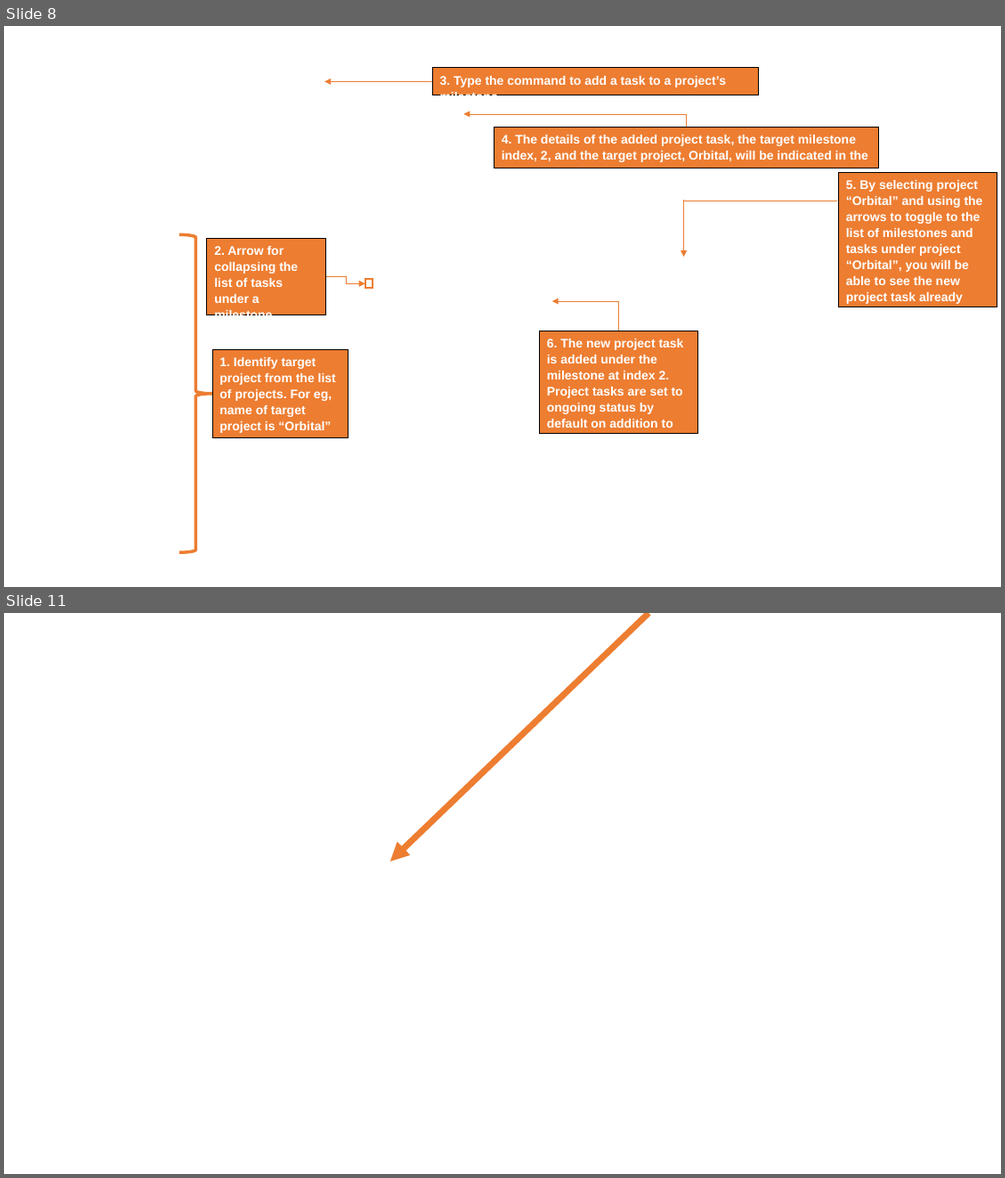
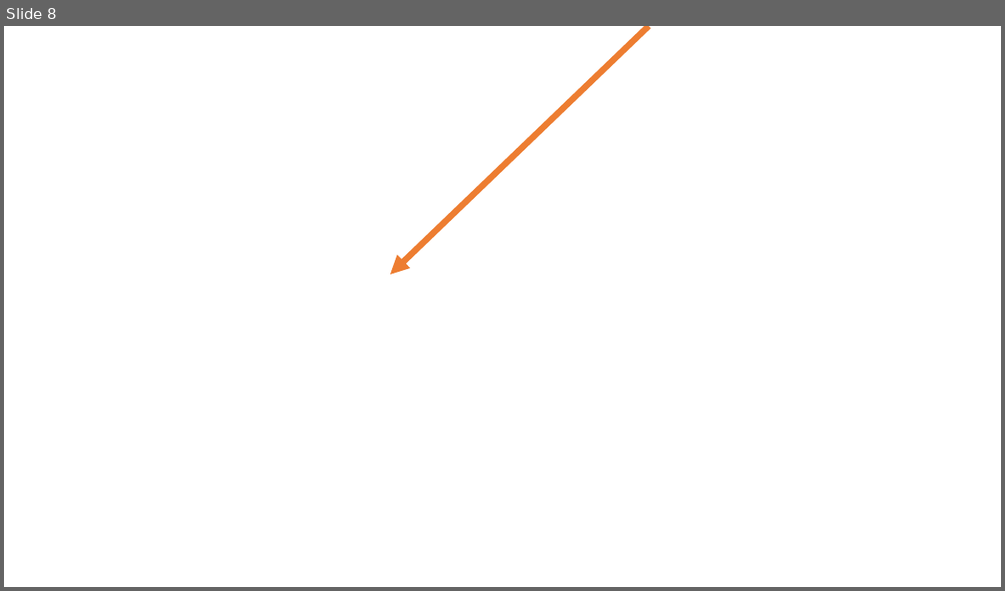
Before and after one commit to shunnizuka/main, a slide deck: docs/diagrams/ui_annotated.pptx. Shown one above the other, each under a label of ours: slides 8 and 11 before the commit, slide 8 after it; the slides between them are not shown. The pictures are 1005x1178 and 1005x591 pixels, drawn with LibreOffice and Linux fonts; fonts in the diff are those of the drawing; background and template pictures are left out. Boxes give left, top, right and bottom in pixels: in the first picture for what was removed or moved away, otherwise in the second. Text is boxed around its words. In the diff, an @@ line names an element or a change of style, - is before the commit and + after.

```diff
--- a/docs/diagrams/ui_annotated.pptx
+++ b/docs/diagrams/ui_annotated.pptx
@@ slide 8 removed at <box>4,26,1001,587</box>, background picture (left out) @@
@@ rectangle removed at <box>432,68,760,95</box> @@
-3. Type the command to add a task to a project’s milestone
@@ arrow removed from (432, 81) to (324, 81) @@
@@ elbow arrow removed from (687, 127) to (464, 114) @@
@@ rectangle removed at <box>494,127,879,168</box> @@
-4. The details of the added project task, the target milestone index, 2, and the target project, Orbital, will be indicated in the success message
@@ rectangle removed at <box>839,173,997,306</box> @@
-5. By selecting project “Orbital” and using the arrows to toggle to the list of milestones and tasks under project “Orbital”, you will be able to see the new project task already added to the list.
@@ line removed from (837, 200) to (684, 200) @@
@@ arrow removed from (684, 200) to (684, 257) @@
@@ right brace removed at <box>179,234,212,553</box> @@
@@ rectangle removed at <box>207,239,326,314</box> @@
-2. Arrow for collapsing the list of tasks under a milestone.
@@ elbow arrow removed from (326, 276) to (365, 283) @@
@@ rectangle removed at <box>365,279,372,288</box> @@
@@ elbow arrow removed from (619, 330) to (552, 301) @@
@@ rectangle removed at <box>540,330,698,433</box> @@
-6. The new project task is added under the milestone at index 2. Project tasks are set to ongoing status by default on addition to the milestone.
@@ rectangle removed at <box>212,349,348,438</box> @@
-1. Identify target project from the list of projects. For eg, name of target project is “Orbital”
@@ what was slide 11 is now slide 8 @@
```
Also in this commit, not shown: 2 other slides removed.
